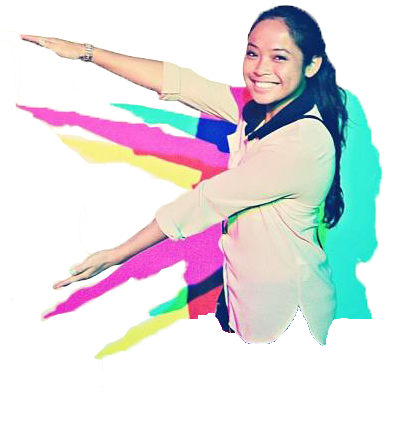
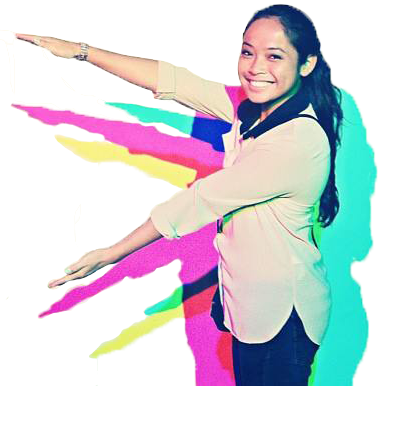
Layered file, before and after one edit (396×432). Changes by layer:
painted on "Layer 0" over [0, 3, 383, 387]
